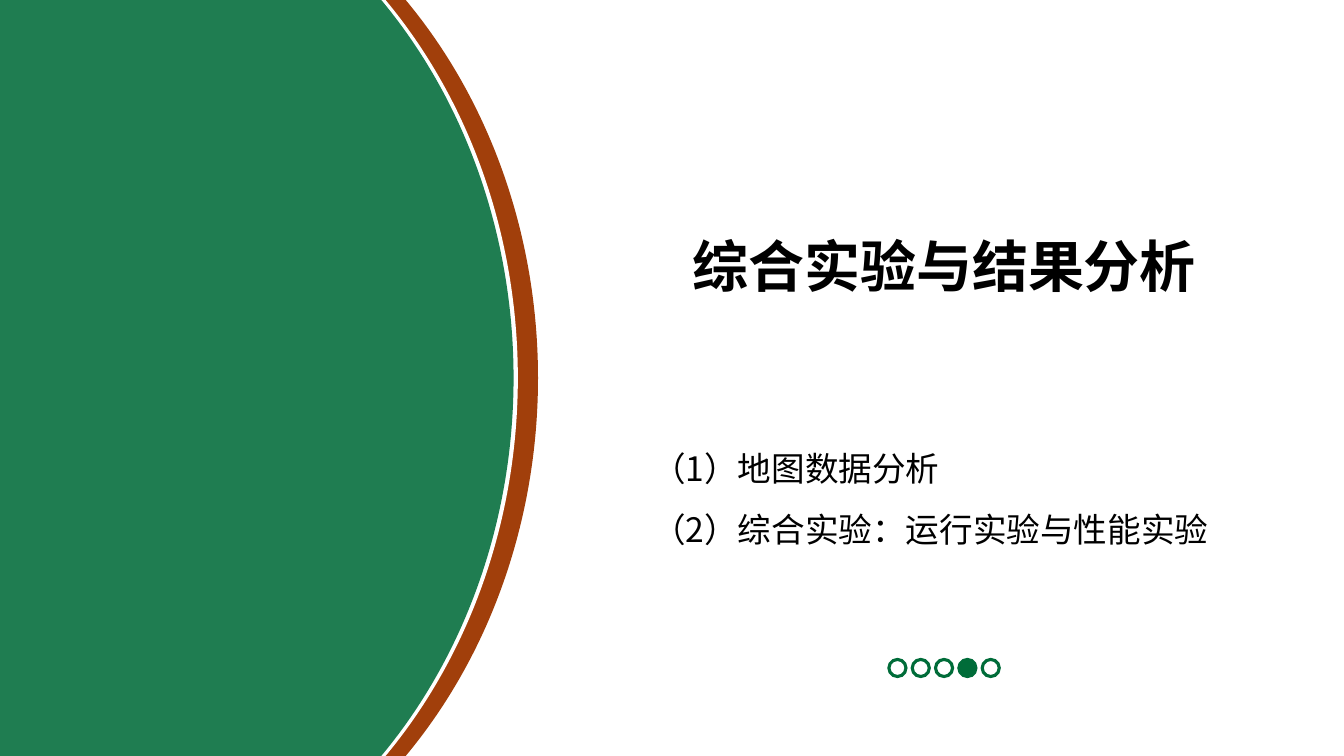
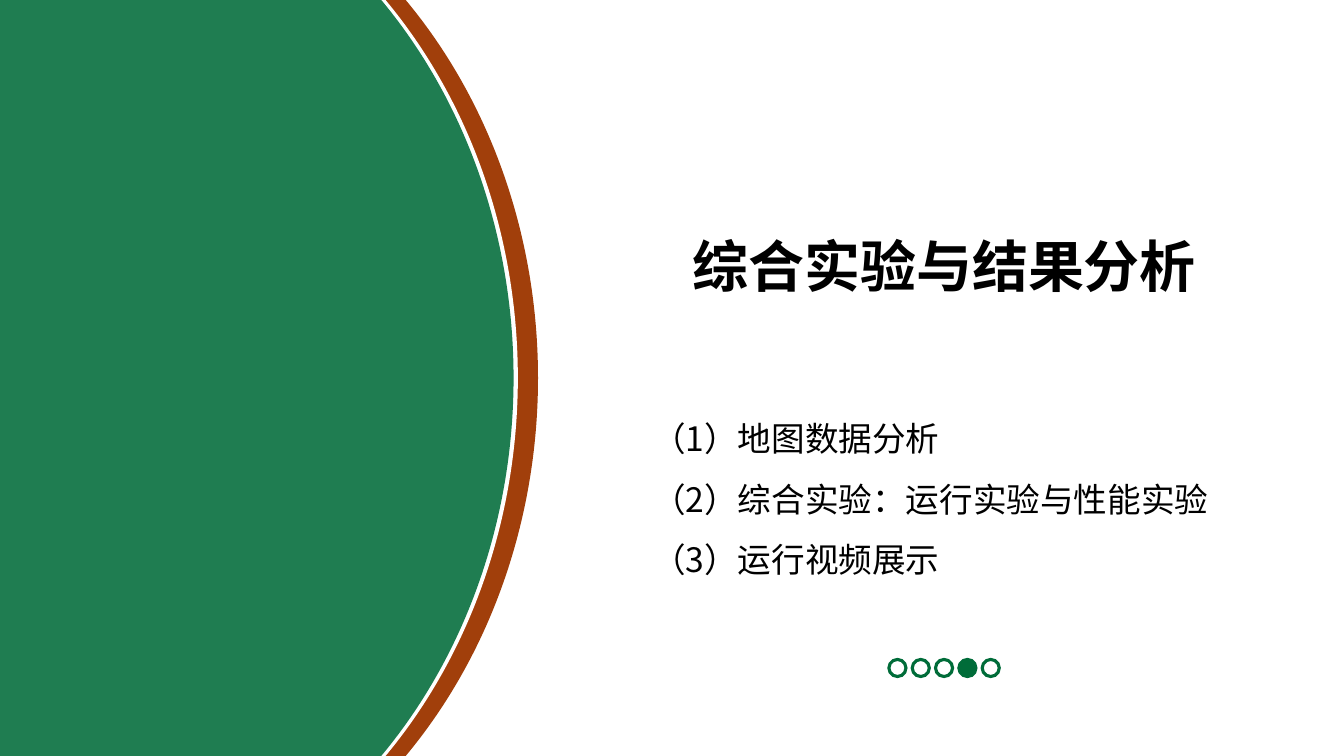
Before and after one commit to LancerEnk/GraduationDesign, a slide deck: slide 16 of doc/汇报ppt.pptx. Drawn at 1344x756 pixels with LibreOffice and Linux fonts; fonts in the diff are those of the drawing; background and template pictures are left out. Boxes give left, top, right and bottom in pixels: in the first picture for what was removed or moved away, otherwise in the second. Text is boxed around its words. In the diff, an @@ line names an element or a change of style, - is before the commit and + after.

Commit message:
更新了汇报ppt，修改了部分页面内容、补充了动画效果、添加了演示视频

```diff
--- a/doc/汇报ppt.pptx
+++ b/doc/汇报ppt.pptx
@@ text at (652,543,939,575): paragraph added @@
+（3）运行视频展示
```
Also in this commit, not shown: 9 other slides changed, 3 slides added, 1 slide removed.
